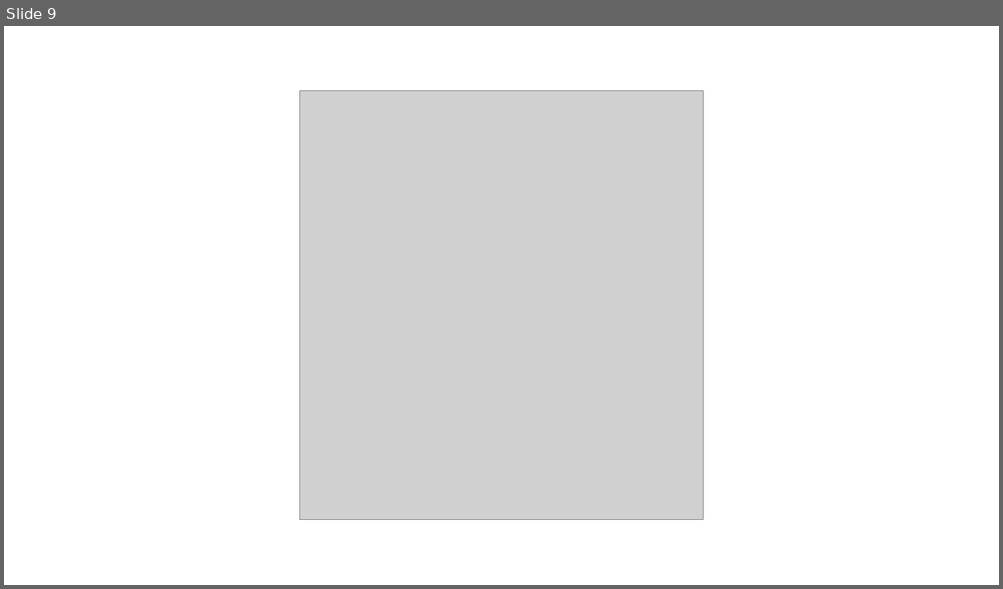
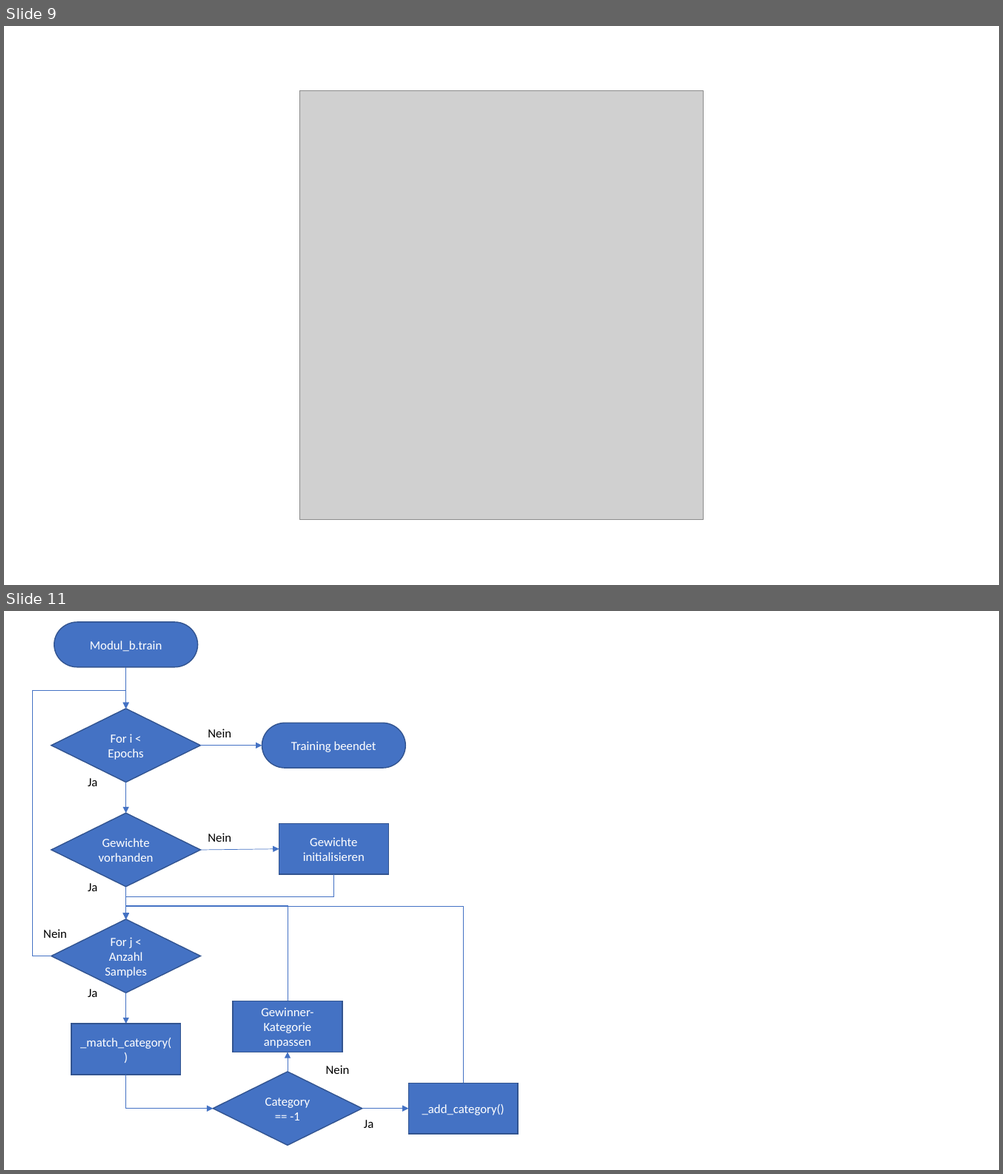
Before and after one commit to simonbuerste/Masterarbeit, a slide deck: Dokumentation/Graphiken.pptx. Shown one above the other, each under a label of ours: slide 9 before the commit, slides 9 and 11 after it; the slides between them are not shown. The pictures are 1003x589 and 1003x1174 pixels, drawn with LibreOffice and Linux fonts; fonts in the diff are those of the drawing; grey boxes stand for pictures. Boxes give left, top, right and bottom in pixels: in the first picture for what was removed or moved away, otherwise in the second. Text is boxed around its words. In the diff, an @@ line names an element or a change of style, - is before the commit and + after.

```diff
--- a/Dokumentation/Graphiken.pptx
+++ b/Dokumentation/Graphiken.pptx
@@ slide 11 added at (x1=4, y1=611, x2=999, y2=1170), background #FFFFFF @@
@@ pill shape added at (x1=54, y1=622, x2=197, y2=667), fill #4472C4, outline #325491 1 pt, 12 pt, text #FFFFFF @@
+Modul_b.train
@@ arrow added from (125, 667) to (125, 709), #4472C4 0.5 pt @@
@@ elbow arrow added from (51, 957) to (125, 709), #4472C4 0.5 pt @@
@@ diamond added at (x1=51, y1=709, x2=200, y2=783), fill #4472C4, outline #325491 1 pt, 12 pt, text #FFFFFF @@
+For i < Epochs
@@ text added at (x1=208, y1=729, x2=231, y2=738), 12 pt, text #000000 @@
+Nein
@@ pill shape added at (x1=262, y1=723, x2=405, y2=768), fill #4472C4, outline #325491 1 pt, 12 pt, text #FFFFFF @@
+Training beendet
@@ arrow added from (200, 745) to (262, 745), #4472C4 0.5 pt @@
@@ text added at (x1=88, y1=778, x2=97, y2=786), 12 pt, text #000000 @@
+Ja
@@ arrow added from (125, 783) to (125, 813), #4472C4 0.5 pt @@
@@ diamond added at (x1=51, y1=813, x2=200, y2=887), fill #4472C4, outline #325491 1 pt, 12 pt, text #FFFFFF @@
+Gewichte vorhanden
@@ rectangle added at (x1=279, y1=823, x2=388, y2=874), fill #4472C4, outline #325491 1 pt, 12 pt, text #FFFFFF @@
+Gewichte initialisieren
@@ arrow added from (200, 850) to (279, 849), #4472C4 0.5 pt @@
@@ text added at (x1=208, y1=833, x2=231, y2=842), 12 pt, text #000000 @@
+Nein
@@ elbow arrow added from (334, 874) to (125, 920), #4472C4 0.5 pt @@
@@ text added at (x1=88, y1=883, x2=97, y2=891), 12 pt, text #000000 @@
+Ja
@@ arrow added from (125, 887) to (125, 920), #4472C4 0.5 pt @@
@@ diamond added at (x1=51, y1=920, x2=200, y2=994), fill #4472C4, outline #325491 1 pt, 12 pt, text #FFFFFF @@
+For j < Anzahl Samples
@@ elbow arrow added from (287, 1001) to (125, 920), #4472C4 0.5 pt @@
@@ elbow arrow added from (463, 1083) to (125, 920), #4472C4 0.5 pt @@
@@ text added at (x1=43, y1=929, x2=67, y2=938), 12 pt, text #000000 @@
+Nein
@@ text added at (x1=88, y1=989, x2=97, y2=997), 12 pt, text #000000 @@
+Ja
@@ arrow added from (125, 993) to (125, 1025), #4472C4 0.5 pt @@
@@ rectangle added at (x1=233, y1=1001, x2=342, y2=1052), fill #4472C4, outline #325491 1 pt, 12 pt, text #FFFFFF @@
+Gewinner-Kategorie anpassen
@@ rectangle added at (x1=71, y1=1025, x2=180, y2=1075), fill #4472C4, outline #325491 1 pt, 12 pt, text #FFFFFF @@
+_match_category()
@@ arrow added from (287, 1072) to (287, 1053), #4472C4 0.5 pt @@
@@ elbow arrow added from (125, 1075) to (213, 1109), #4472C4 0.5 pt @@
@@ diamond added at (x1=213, y1=1072, x2=362, y2=1146), fill #4472C4, outline #325491 1 pt, 12 pt, text #FFFFFF @@
+Category == -1
@@ text added at (x1=326, y1=1065, x2=350, y2=1074), 12 pt, text #000000 @@
+Nein
@@ rectangle added at (x1=408, y1=1083, x2=518, y2=1134), fill #4472C4, outline #325491 1 pt, 12 pt, text #FFFFFF @@
+_add_category()
@@ arrow added from (362, 1109) to (408, 1109), #4472C4 0.5 pt @@
@@ text added at (x1=364, y1=1120, x2=373, y2=1128), 12 pt, text #000000 @@
+Ja
```
Also in this commit, not shown: 1 other slide added, 1 other file.
